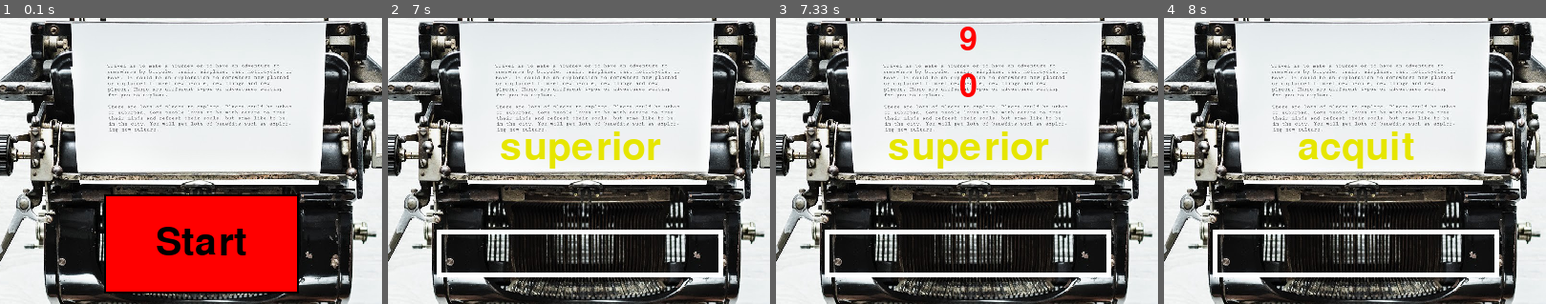
Above: before the commit, frames 1-4 (left to right).
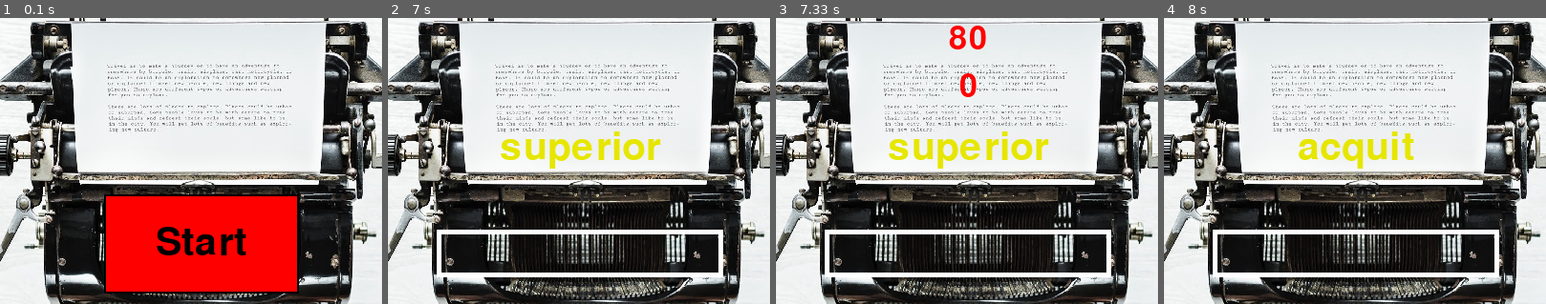
Above: after the commit, the same moments.

Repository: razvanmatisan/Pygame-Typing-Speed-Test
Game: pygame game, started from prototype.py
Two runs of this game, one before a commit and one after it. Both use one fixed random seed, a clock stepped at 60 frames per second and the inputs below.
Inputs (mouse positions are % of the whole screen's width and height, from its top left):
- Up to frame 1 (0.1 s): no input
- Up to frame 2 (7 s): click (50, 50) at 0.38 s; click (64, 58) at 0.72 s; type "ann" at 1 s; tap Enter at 1.33, 1.7, 2.27, 2.7, 4.3, 4.87, 5.43, 6, 6.57 s; type "a" at 1.57 s; type "r" at 2.13 s; type "o" at 4.17 s; type "i" at 4.73 s; type "t" at 5.3 s; type "s" at 5.87 s; type "n" at 6.43 s
- Up to frame 3 (7.33 s): click (16, 47) at 7.05 s
- Up to frame 4 (8 s): click "Try Again" at 7.38 s; click "Start" at 7.72 s
The pictures show only the part of the screen within x 25-75%, y 13-63%; the shares and areas given below are measured in that part.

Frames 1-2 are identical in both runs. In frame 3, 0.5% of the frame differs, in the area x 45-55%, y 2-12%; in frame 4, nothing differs.

Commit message:
accuracy speed

Diff:
--- a/prototype.py
+++ b/prototype.py
@@ -188,22 +188,38 @@
     # Am adaugat si o variabila in __init__ numita high_score
     # (o poti folosi ca numar de cuvinte scrise perfect --> va ramane salvata cat timp se da reset la joc)
     def print_results(self):
-        count = 0
-        for i,c in enumerate(self.user_words):
-            try:
-                if self.input_words[i] == c:
-                    count += 1
-            except:
-                pass
-        self.accuracy = count/len(self.user_words)*100
-
-        # for word in self.user_words:
-        #     if word:
-        #         print(word)
-        #         self.speed += 1
-
-        self.speed = len(self.user_words)
-        #print(self.accuracy)
+        count = 0 # nr de litere corecte de la user
+        completely_correct = 0 #nr de cuvinte complet corecte
+        total_len = 0 # nr total de litere din input
+        for i, c in enumerate(self.user_words):
+            j = 0
+            extra = 0 #lotere care depasesc lungimea cuvantului
+            for k, letter in list(enumerate(c)):
+                if j < int(len(self.input_words[i])):
+                    if self.input_words[i][j] == letter:
+                        count += 1
+                    j += 1
+                else:
+                    extra = len(c) - len(self.input_words[i])
+                    count -= extra
+
+            if c:
+                total_len += len(self.input_words[i])
+
+            if self.input_words[i] == c:
+                completely_correct += 1
+
+        self.accuracy = count/total_len * 100
+
+        print(total_len)
+        print(count)
+
+        for word in self.user_words:
+            if word:
+                print(word)
+                self.speed += 1
+
+        #  self.speed = len(self.user_words)
 
         self.draw_text(RED, str(int(self.speed)), (400, 100), 50)
         self.draw_text(RED, str(int(self.accuracy)), (400, 150), 50)
@@ -211,7 +227,6 @@
         print(self.input_words)
         print(self.user_words)
         pygame.display.update()
-
         #pass
 
     # Se afiseaza pe ecran un anumit mesaj
